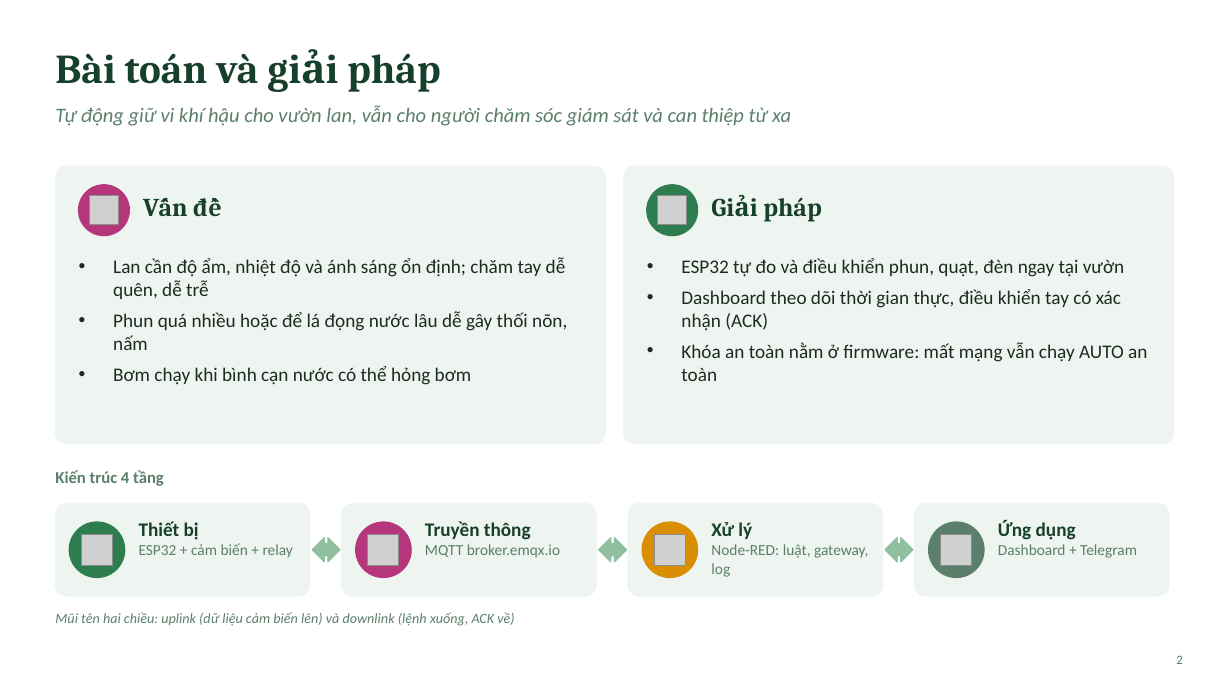
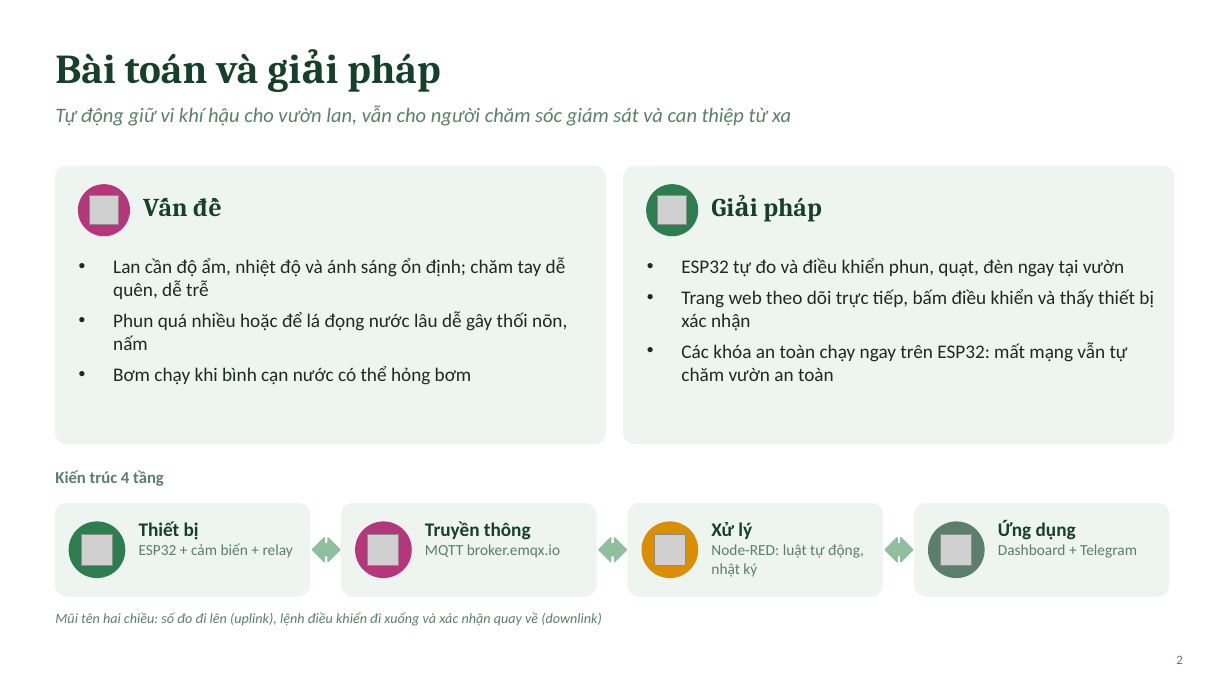
Before and after one commit to Khoa-Tr/orhid-software, a slide deck: slide 2 of docs/kien-truc-he-thong.pptx. Drawn at 1232x693 pixels with LibreOffice and Linux fonts; fonts in the diff are those of the drawing; grey boxes stand for pictures. Boxes give left, top, right and bottom in pixels: in the first picture for what was removed or moved away, otherwise in the second. Text is boxed around its words. In the diff, an @@ line names an element or a change of style, - is before the commit and + after.

```diff
--- a/docs/kien-truc-he-thong.pptx
+++ b/docs/kien-truc-he-thong.pptx
@@ text at (681,289,1154,381): text changed @@
-• Dashboard theo dõi thời gian thực, điều khiển tay có xác nhận (ACK)
-• Khóa an toàn nằm ở firmware: mất mạng vẫn chạy AUTO an toàn
+• Trang web theo dõi trực tiếp, bấm điều khiển và thấy thiết bị xác nhận
+• Các khóa an toàn chạy ngay trên ESP32: mất mạng vẫn tự chăm vườn an toàn
@@ text at (711,544,864,577): text changed @@
-Node-RED: luật, gateway, log
+Node-RED: luật tự động, nhật ký
@@ text at (55,612,602,626): text changed @@
-Mũi tên hai chiều: uplink (dữ liệu cảm biến lên) và downlink (lệnh xuống, ACK về)
+Mũi tên hai chiều: số đo đi lên (uplink), lệnh điều khiển đi xuống và xác nhận quay về (downlink)
```
Also in this commit, not shown: 5 other slides changed, 1 slide added, 1 slide removed.
